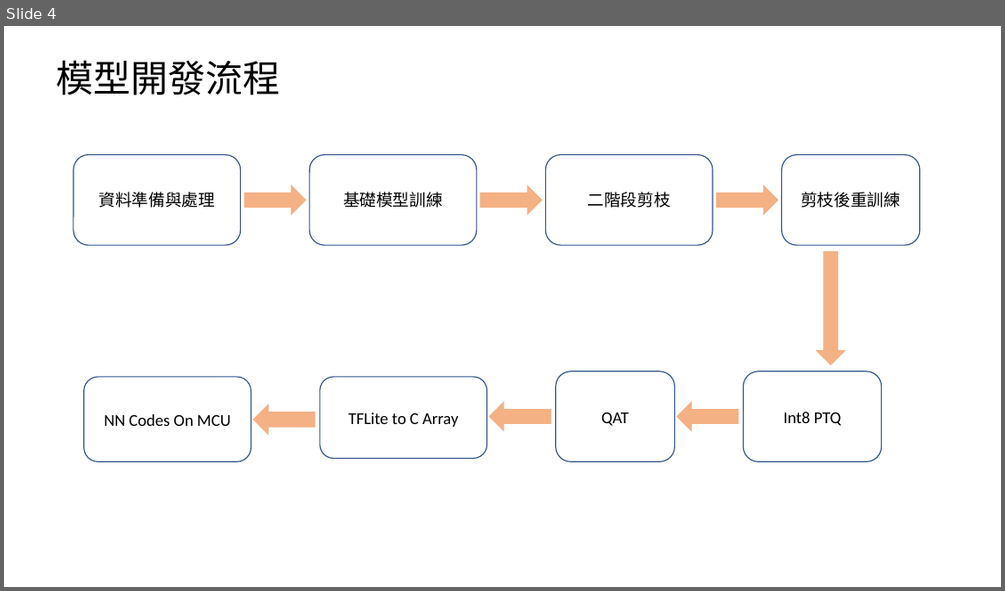
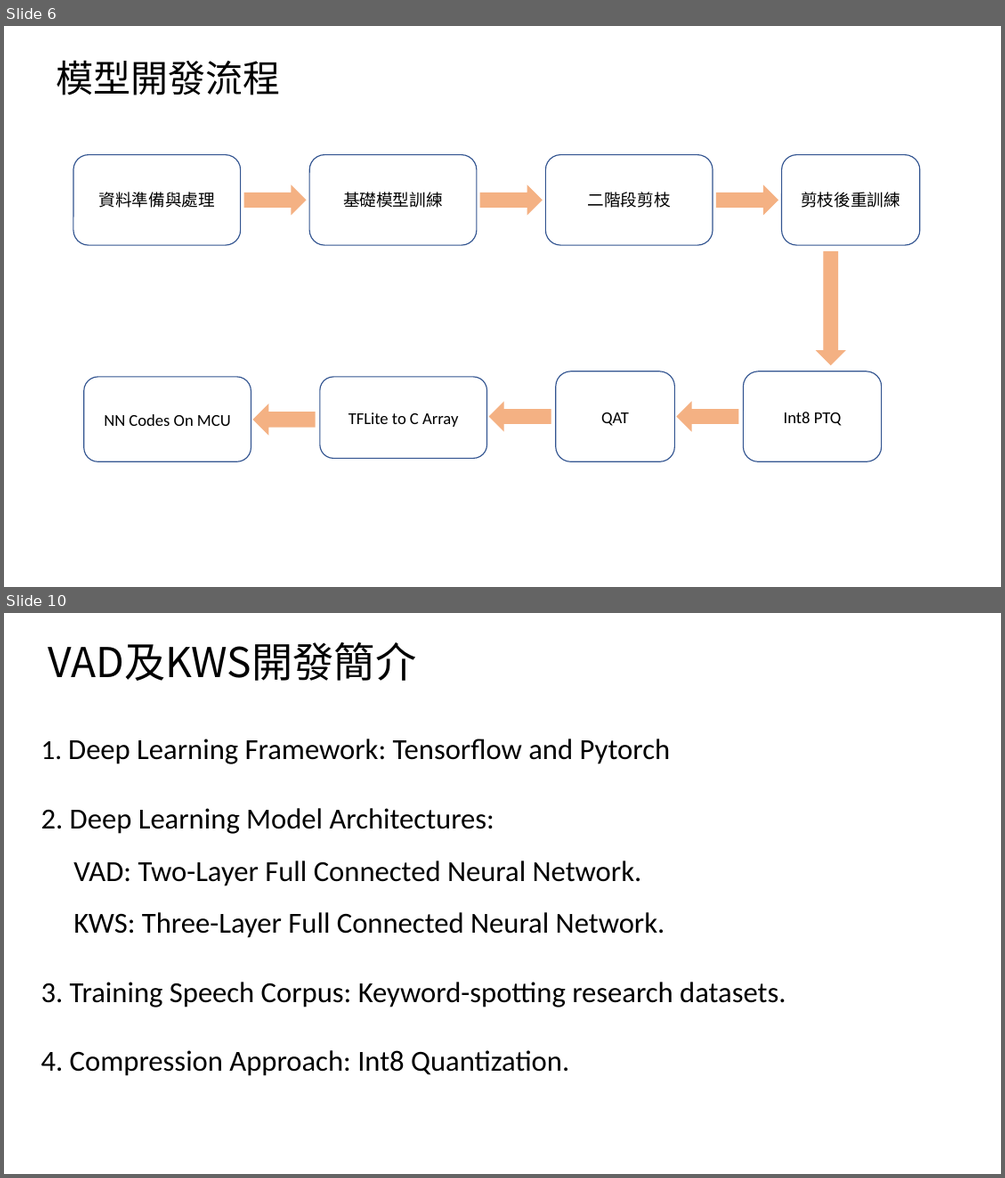
Before and after one commit to xrick/RickLiao-Repo, a slide deck: Interview_Repo/PPT/ppt_for_環球睿視.pptx. Shown one above the other, each under a label of ours: slide 4 before the commit, slides 6 and 10 after it; the slides between them are not shown. The pictures are 1005x591 and 1005x1178 pixels, drawn with LibreOffice and Linux fonts; fonts in the diff are those of the drawing. Boxes give left, top, right and bottom in pixels: in the first picture for what was removed or moved away, otherwise in the second. Text is boxed around its words. In the diff, an @@ line names an element or a change of style, - is before the commit and + after.

```diff
--- a/Interview_Repo/PPT/ppt_for_環球睿視.pptx
+++ b/Interview_Repo/PPT/ppt_for_環球睿視.pptx
@@ slide 10 added at [4,613,1001,1174], background #FFFFFF @@
@@ title added at [48,642,416,681], 39.6 pt, text #000000 @@
+VAD及KWS開發簡介
@@ text added at [41,738,785,1076], 28 pt, text #000000 @@
+1. Deep Learning Framework: Tensorflow and Pytorch
+2. Deep Learning Model Architectures:
+VAD: Two-Layer Full Connected Neural Network.
+KWS: Three-Layer Full Connected Neural Network.
+3. Training Speech Corpus: Keyword-spotting research datasets.
+4. Compression Approach: Int8 Quantization.
@@ what was slide 4 is now slide 6 @@
```
Also in this commit, not shown: 12 other slides added, 2 other files.
